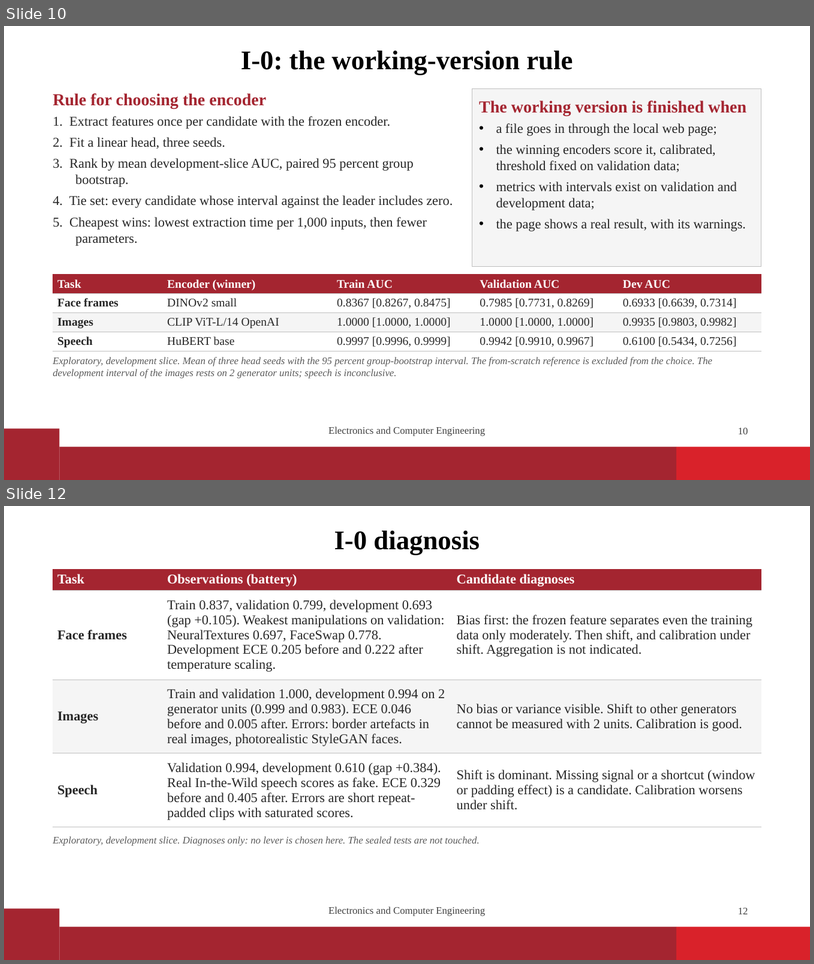
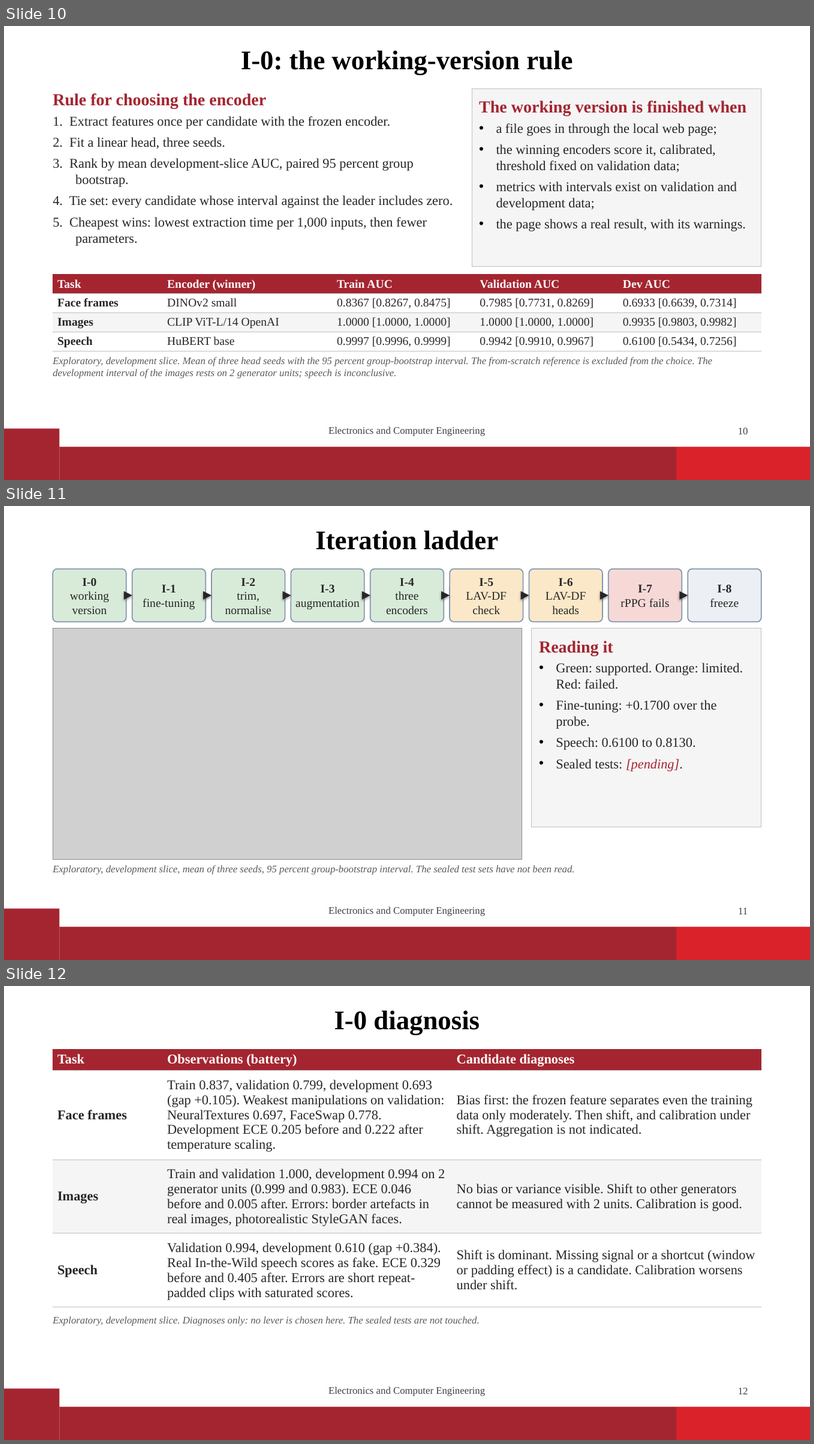
Before and after one commit to vaibhavshiroorkar/deepfake-detection, a slide deck: slides/DeepFake_Detection_Presentation.pptx. Shown one above the other, each under a label of ours: slides 10 and 12 before the commit, slides 10, 11 and 12 after it; the slides between them are not shown. The pictures are 814x964 and 814x1444 pixels, drawn with LibreOffice and Linux fonts; fonts in the diff are those of the drawing; grey boxes stand for pictures; background and template pictures are left out. Boxes give left, top, right and bottom in pixels: in the first picture for what was removed or moved away, otherwise in the second. Text is boxed around its words. In the diff, an @@ line names an element or a change of style, - is before the commit and + after.

```diff
--- a/slides/DeepFake_Detection_Presentation.pptx
+++ b/slides/DeepFake_Detection_Presentation.pptx
@@ slide 11 added at box(4, 506, 810, 960), background #FFFFFF; not listed: 3 template elements that a slide beside it also shows @@
@@ title added at box(315, 531, 498, 550), 32 pt, text #000000, bold @@
+Iteration ladder
@@ rounded rectangle added at box(53, 569, 126, 622), fill #D8EBD8, outline #8496B0 1.25 pt, 14 pt, text #262626 @@
+I-0
+working version
@@ rounded rectangle added at box(132, 569, 206, 622), fill #D8EBD8, outline #8496B0 1.25 pt, 14 pt, text #262626 @@
+I-1
+fine-tuning
@@ rounded rectangle added at box(212, 569, 285, 622), fill #D8EBD8, outline #8496B0 1.25 pt, 14 pt, text #262626 @@
+I-2
+trim, normalise
@@ rounded rectangle added at box(291, 569, 365, 622), fill #D8EBD8, outline #8496B0 1.25 pt, 14 pt, text #262626 @@
+I-3
+augmentation
@@ rounded rectangle added at box(371, 569, 444, 622), fill #D8EBD8, outline #8496B0 1.25 pt, 14 pt, text #262626 @@
+I-4
+three encoders
@@ rounded rectangle added at box(450, 569, 523, 622), fill #FBE8C8, outline #8496B0 1.25 pt, 14 pt, text #262626 @@
+I-5
+LAV-DF check
@@ rounded rectangle added at box(530, 569, 603, 622), fill #FBE8C8, outline #8496B0 1.25 pt, 14 pt, text #262626 @@
+I-6
+LAV-DF heads
@@ rounded rectangle added at box(609, 569, 682, 622), fill #F6D9D7, outline #8496B0 1.25 pt, 14 pt, text #262626 @@
+I-7
+rPPG fails
@@ rounded rectangle added at box(688, 569, 761, 622), fill #ECEFF3, outline #8496B0 1.25 pt, 14 pt, text #262626 @@
+I-8
+freeze
@@ arrow added from (126, 595) to (132, 595), #262626 1.75 pt @@
@@ arrow added from (206, 595) to (212, 595), #262626 1.75 pt @@
@@ arrow added from (285, 595) to (291, 595), #262626 1.75 pt @@
@@ arrow added from (365, 595) to (371, 595), #262626 1.75 pt @@
@@ arrow added from (444, 595) to (450, 595), #262626 1.75 pt @@
@@ arrow added from (524, 595) to (530, 595), #262626 1.75 pt @@
@@ arrow added from (603, 595) to (609, 595), #262626 1.75 pt @@
@@ arrow added from (682, 595) to (688, 595), #262626 1.75 pt @@
@@ picture added at box(53, 628, 522, 859) @@
@@ rectangle added at box(532, 628, 762, 826), fill #F5F5F5, outline #BFBFBF 0.75 pt, 16 pt, text #262626 @@
+Reading it
+• Green: supported. Orange: limited. Red: failed.
+• Fine-tuning: +0.1700 over the probe.
+• Speech: 0.6100 to 0.8130.
+• Sealed tests: [pending].
@@ text added at box(53, 865, 575, 874), 12 pt, text #595959, italic @@
+Exploratory, development slice, mean of three seeds, 95 percent group-bootstrap interval. The sealed test sets have not been read.
@@ text added at box(329, 906, 485, 916), 12 pt, text #3F3F3F @@
+Electronics and Computer Engineering
@@ page number added at box(738, 907, 748, 914), 12 pt, text #3F3F3F @@
+11
```
Also in this commit, not shown: 6 slides changed, 5 other slides added, 1 slide removed, 28 other files.
